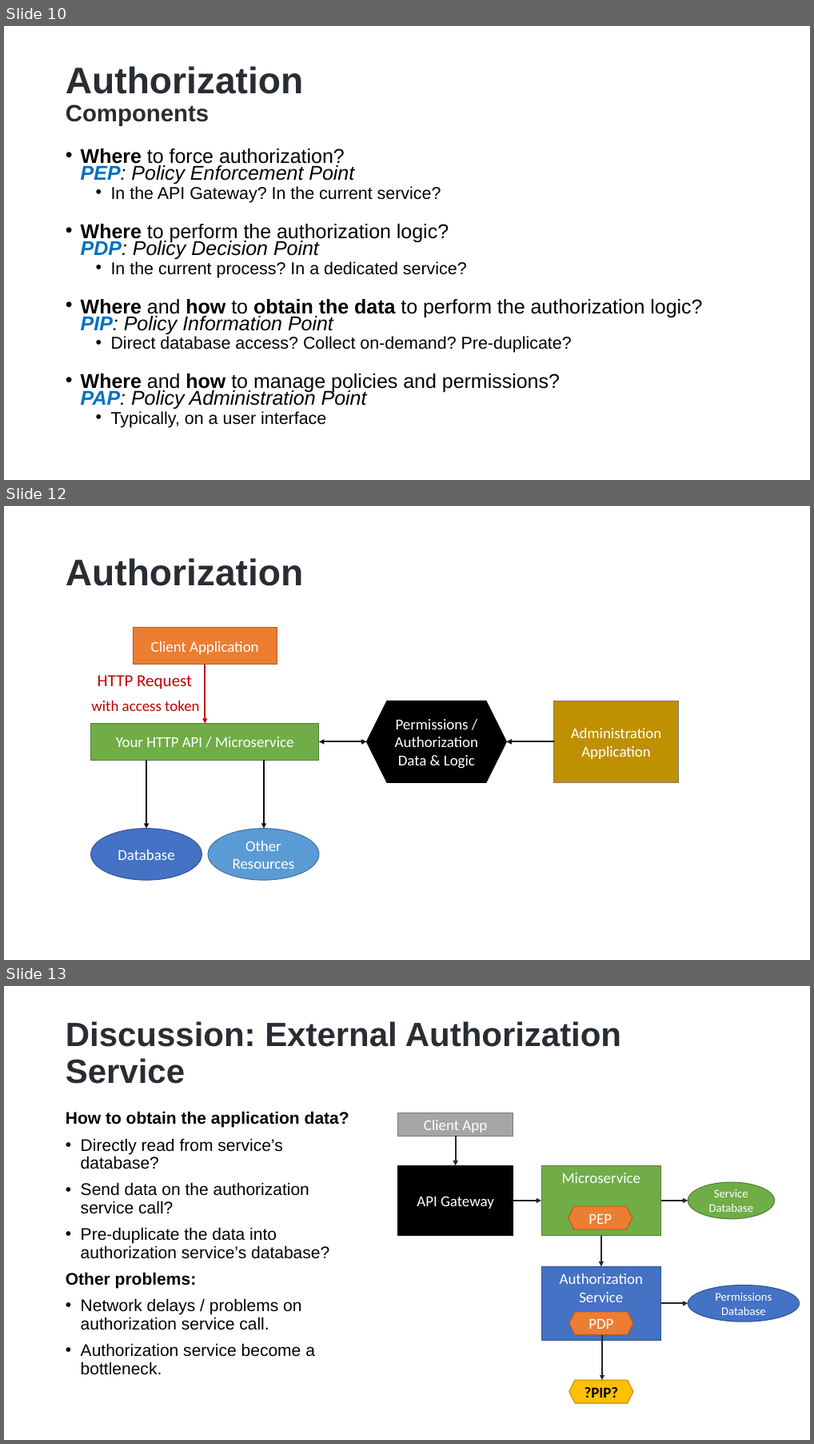
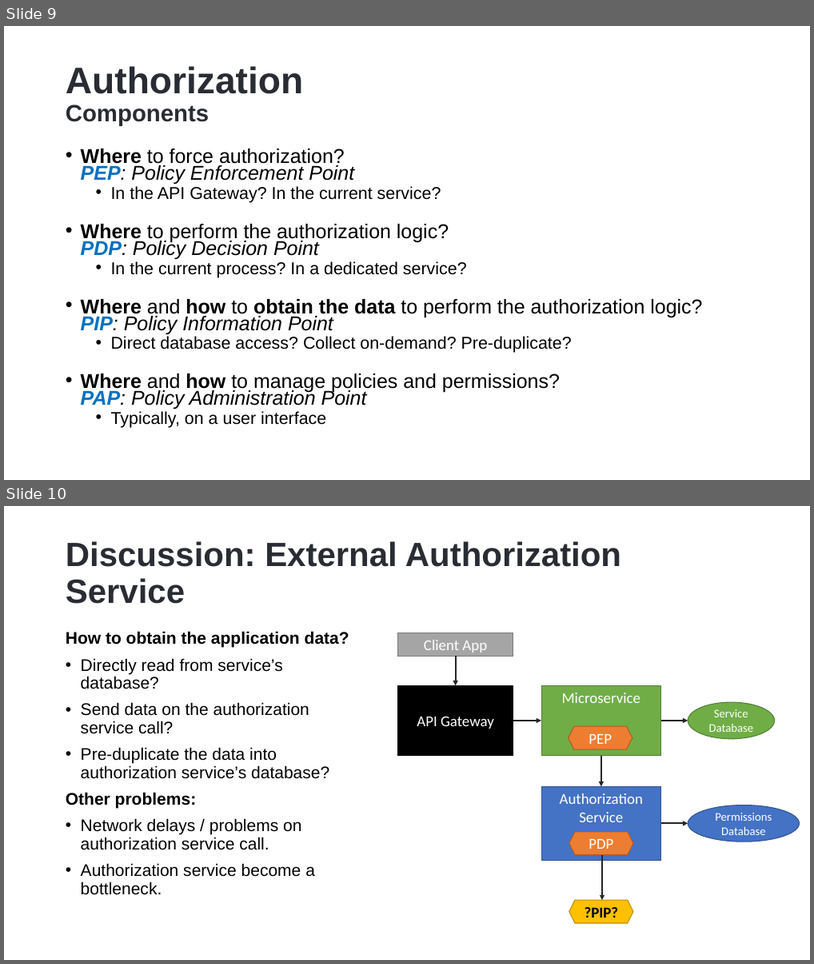
Before and after one commit to hikalkan/presentations, a slide deck: 2022-10-15 Authorization-In-Distributed-Systems/Authorization-In-Distributed-Systems-Short.pptx. Shown one above the other, each under a label of ours: slides 10, 12 and 13 before the commit, slides 9 and 10 after it; the slides between them are not shown. The pictures are 814x1444 and 814x964 pixels, drawn with LibreOffice and Linux fonts; fonts in the diff are those of the drawing; background and template pictures are left out. Boxes give left, top, right and bottom in pixels: in the first picture for what was removed or moved away, otherwise in the second. Text is boxed around its words. In the diff, an @@ line names an element or a change of style, - is before the commit and + after.

```diff
--- a/2022-10-15 Authorization-In-Distributed-Systems/Authorization-In-Distributed-Systems-Short.pptx
+++ b/2022-10-15 Authorization-In-Distributed-Systems/Authorization-In-Distributed-Systems-Short.pptx
@@ slide 12 removed at (x1=4, y1=506, x2=810, y2=960), background picture (left out) @@
@@ title removed at (x1=66, y1=558, x2=303, y2=586) @@
-Authorization
@@ rectangle removed at (x1=134, y1=628, x2=278, y2=664) @@
-Client Application
@@ arrow removed from (205, 664) to (205, 723) @@
@@ text removed at (x1=98, y1=675, x2=192, y2=689) @@
-HTTP Request
@@ text removed at (x1=91, y1=700, x2=199, y2=711) @@
-with access token
@@ hexagon removed at (x1=367, y1=700, x2=506, y2=783) @@
-Permissions / Authorization Data & Logic
@@ rectangle removed at (x1=554, y1=700, x2=679, y2=783) @@
-Administration Application
@@ rectangle removed at (x1=91, y1=723, x2=320, y2=760) @@
-Your HTTP API / Microservice
@@ double arrow removed from (319, 741) to (367, 741) @@
@@ arrow removed from (554, 741) to (506, 741) @@
@@ arrow removed from (146, 760) to (146, 828) @@
@@ arrow removed from (264, 760) to (264, 828) @@
@@ ellipse removed at (x1=91, y1=828, x2=202, y2=880) @@
-Database
@@ ellipse removed at (x1=208, y1=828, x2=319, y2=880) @@
-Other Resources
@@ what was slide 10 is now slide 9 @@
@@ what was slide 13 is now slide 10 @@
```
Also in this commit, not shown: 4 other slides removed.
